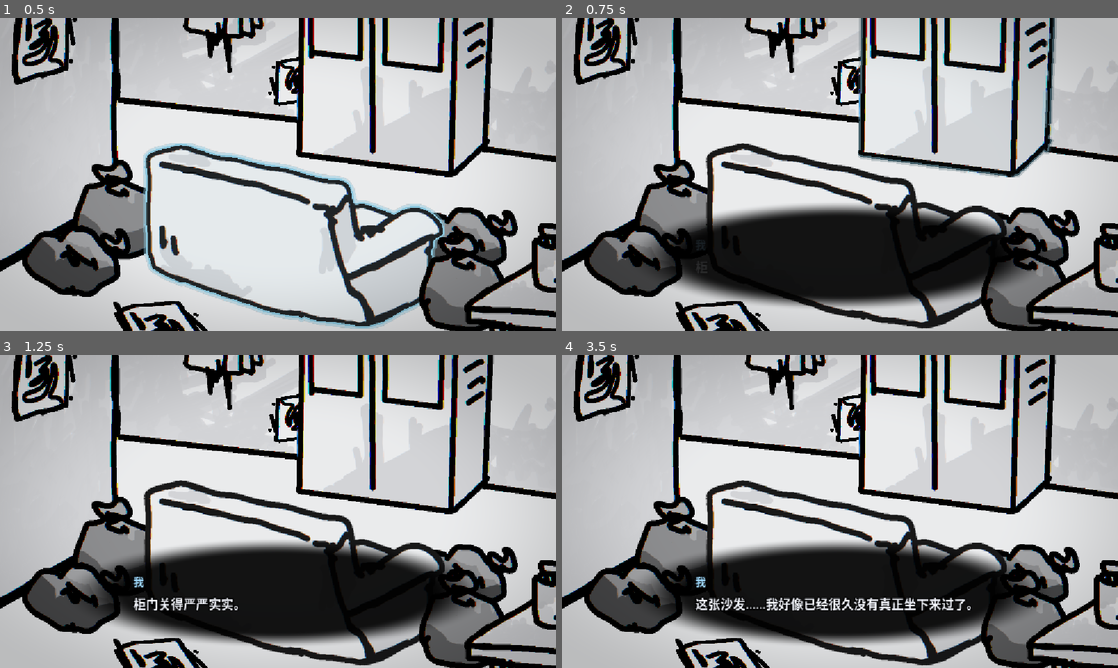
Above: before the commit, frames 1-4 (two rows, left to right).
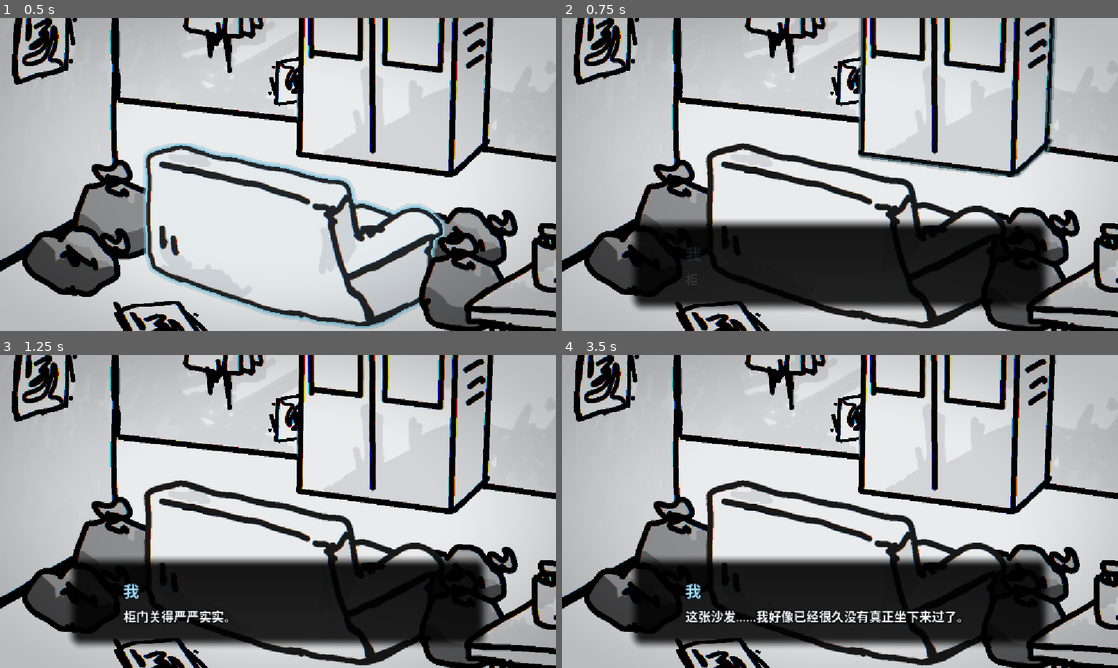
Above: after the commit, the same moments.

Repository: f0lkskill/LonelyRoom
Game: Godot game, scene res://main.tscn
The game is run twice, just before and just after one commit, with the same random seed, the same clock (stepped at 60 frames per second) and the same inputs.
Inputs (mouse positions are in pixels of both pictures, inside the frame that each line leads up to):
- Up to frame 1 (0.5 s): no input
- Up to frame 2 (0.75 s): tap Enter (ui_accept) at 0.5 s; move the mouse to (962, 158) at 0.52 s; click (962, 158) at 0.67 s
- Up to frame 3 (1.25 s): tap Enter (ui_accept) at 0.77 s
- Up to frame 4 (3.5 s): move the mouse to (728, 527) at 1.27 s; click (728, 527) at 1.42 s; tap Enter (ui_accept) at 1.52, 3.02 s; move the mouse to (895, 442) at 2.02 s; click (895, 442) at 2.17 s; move the mouse to (812, 574) at 2.77 s; click (812, 574) at 2.92 s

Frame 1 is identical in both runs. In frame 2, 9.0% of the frame differs, in the area x 12-88%, y 59-94%; in frame 3, 9.9%; in frame 4, 11%.

Commit message:
feat: 添加角色资源与圆角对话框

Diff:
--- a/bin/asset/shader/dialogue_panel.gdshader
+++ b/bin/asset/shader/dialogue_panel.gdshader
@@ -1,15 +1,28 @@
-// 柔和的黑色对话框背景，使用内接椭圆渐变。
-// 不透明度在面板中心最高，并在四条边之前自然衰减到零。
+// 圆角矩形对话框背景，边缘使用柔和渐变。
+// 内部保持深色以包裹文字，圆角和四周自然淡出。
 shader_type canvas_item;
 
 // 面板中心的最大不透明度。
 uniform float strength : hint_range(0.0, 1.0, 0.01) = 0.92;
-// 椭圆中心保持完全不透明的范围，之后开始向外衰减。
-uniform float softness : hint_range(0.05, 0.95, 0.01) = 0.7;
+// 圆角半径，单位像素。
+uniform float corner_radius : hint_range(0.0, 120.0, 1.0) = 32.0;
+// 边缘淡出的宽度，单位像素。
+uniform float edge_softness : hint_range(0.0, 80.0, 1.0) = 28.0;
+// 从上到下的轻微明暗渐变。
+uniform float vertical_fade : hint_range(0.0, 0.5, 0.01) = 0.08;
+// 面板实际尺寸，由 DialogueBox 在运行时同步。
+uniform vec2 rect_size = vec2(880.0, 200.0);
+
+float rounded_box(vec2 p, vec2 half_size, float radius) {
+	vec2 q = abs(p) - half_size + vec2(radius);
+	return length(max(q, vec2(0.0))) + min(max(q.x, q.y), 0.0) - radius;
+}
 
 void fragment() {
-	vec2 p = (UV - 0.5) * 2.0;
-	float d = length(p);
-	float alpha = (1.0 - smoothstep(softness, 1.0, d)) * strength;
-	COLOR = vec4(0.0, 0.0, 0.0, alpha);
+	vec2 half_size = rect_size * 0.5;
+	vec2 p = (UV - 0.5) * rect_size;
+	float d = rounded_box(p, half_size, corner_radius);
+	float mask = 1.0 - smoothstep(-edge_softness, 0.0, d);
+	float vertical = 1.0 - vertical_fade * UV.y;
+	COLOR = vec4(0.0, 0.0, 0.0, strength * mask * vertical);
 }
--- /dev/null
+++ b/bin/asset/shader/dialogue_panel_material.tres
@@ -0,0 +1,11 @@
+[gd_resource type="ShaderMaterial" load_steps=2 format=3]
+
+[ext_resource type="Shader" path="res://bin/asset/shader/dialogue_panel.gdshader" id="1_shader"]
+
+[resource]
+shader = ExtResource("1_shader")
+shader_parameter/strength = 0.92
+shader_parameter/corner_radius = 32.0
+shader_parameter/edge_softness = 28.0
+shader_parameter/vertical_fade = 0.08
+shader_parameter/rect_size = Vector2(880, 200)
--- /dev/null
+++ b/bin/character/protagonist.tres
@@ -0,0 +1,11 @@
+[gd_resource type="Resource" script_class="CharacterData" load_steps=2 format=3]
+
+[ext_resource type="Script" path="res://bin/src/dialogue/character_data.gd" id="1_character"]
+
+[resource]
+script = ExtResource("1_character")
+display_name = "我"
+name_font_size = 32
+name_color = Color(0.63, 0.86, 1, 1)
+name_outline_color = Color(0, 0, 0, 1)
+name_outline_size = 8
--- a/bin/dialogue/box.tres
+++ b/bin/dialogue/box.tres
@@ -1,8 +1,10 @@
 [gd_resource type="Resource" script_class="DialogueData" format=3 uid="uid://brlhfeaw3jjwo"]
 
 [ext_resource type="Script" uid="uid://bh0ra7s7co6qj" path="res://bin/src/dialogue/dialogue_data.gd" id="1_dialogue"]
+[ext_resource type="Resource" path="res://bin/character/protagonist.tres" id="2_character"]
 
 [resource]
 script = ExtResource("1_dialogue")
+speaker = ExtResource("2_character")
 speaker_name = "我"
 lines = Array[String](["柜门关得严严实实。", "里面大概也只是一些不想再看见的东西。"])
--- a/bin/dialogue/desk.tres
+++ b/bin/dialogue/desk.tres
@@ -1,8 +1,10 @@
 [gd_resource type="Resource" script_class="DialogueData" format=3 uid="uid://x2k33og6kbr3"]
 
 [ext_resource type="Script" uid="uid://bh0ra7s7co6qj" path="res://bin/src/dialogue/dialogue_data.gd" id="1_dialogue"]
+[ext_resource type="Resource" path="res://bin/character/protagonist.tres" id="2_character"]
 
 [resource]
 script = ExtResource("1_dialogue")
+speaker = ExtResource("2_character")
 speaker_name = "我"
 lines = Array[String](["桌上的东西越堆越多，我却一件也不想整理。", "好像只要不去碰它们，今天就可以当作还没开始。"])
--- a/bin/dialogue/garbage_1.tres
+++ b/bin/dialogue/garbage_1.tres
@@ -1,8 +1,10 @@
 [gd_resource type="Resource" script_class="DialogueData" format=3 uid="uid://dgyexdn5441xv"]
 
 [ext_resource type="Script" uid="uid://bh0ra7s7co6qj" path="res://bin/src/dialogue/dialogue_data.gd" id="1_dialogue"]
+[ext_resource type="Resource" path="res://bin/character/protagonist.tres" id="2_character"]
 
 [resource]
 script = ExtResource("1_dialogue")
+speaker = ExtResource("2_character")
 speaker_name = "我"
 lines = Array[String](["垃圾已经攒了好几天。", "每次想收拾，身体就像被什么按住了。"])
--- a/bin/dialogue/garbage_2.tres
+++ b/bin/dialogue/garbage_2.tres
@@ -1,8 +1,10 @@
 [gd_resource type="Resource" script_class="DialogueData" format=3 uid="uid://bexubp122m0j"]
 
 [ext_resource type="Script" uid="uid://bh0ra7s7co6qj" path="res://bin/src/dialogue/dialogue_data.gd" id="1_dialogue"]
+[ext_resource type="Resource" path="res://bin/character/protagonist.tres" id="2_character"]
 
 [resource]
 script = ExtResource("1_dialogue")
+speaker = ExtResource("2_character")
 speaker_name = "我"
 lines = Array[String](["袋子里的东西发出轻微的响声。", "算了，等会儿再处理。"])
--- a/bin/dialogue/medice_bottle.tres
+++ b/bin/dialogue/medice_bottle.tres
@@ -1,8 +1,10 @@
 [gd_resource type="Resource" script_class="DialogueData" format=3 uid="uid://rayxmye4jphm"]
 
 [ext_resource type="Script" uid="uid://bh0ra7s7co6qj" path="res://bin/src/dialogue/dialogue_data.gd" id="1_dialogue"]
+[ext_resource type="Resource" path="res://bin/character/protagonist.tres" id="2_character"]
 
 [resource]
 script = ExtResource("1_dialogue")
+speaker = ExtResource("2_character")
 speaker_name = "我"
 lines = Array[String](["药瓶轻得几乎没有重量。", "今天……还要继续吃吗？"])
--- a/bin/dialogue/picture.tres
+++ b/bin/dialogue/picture.tres
@@ -1,8 +1,10 @@
 [gd_resource type="Resource" script_class="DialogueData" format=3 uid="uid://m61ltkd5sgdx"]
 
 [ext_resource type="Script" uid="uid://bh0ra7s7co6qj" path="res://bin/src/dialogue/dialogue_data.gd" id="1_dialogue"]
+[ext_resource type="Resource" path="res://bin/character/protagonist.tres" id="2_character"]
 
 [resource]
 script = ExtResource("1_dialogue")
+speaker = ExtResource("2_character")
 speaker_name = "我"
 lines = Array[String](["画里的线条缠在一起，像我现在脑子里想的东西。", "看久了，反而觉得它在盯着我。"])
--- a/bin/dialogue/sofa.tres
+++ b/bin/dialogue/sofa.tres
@@ -1,8 +1,10 @@
 [gd_resource type="Resource" script_class="DialogueData" format=3 uid="uid://ud8ykqwg35oa"]
 
 [ext_resource type="Script" uid="uid://bh0ra7s7co6qj" path="res://bin/src/dialogue/dialogue_data.gd" id="1_dialogue"]
+[ext_resource type="Resource" path="res://bin/character/protagonist.tres" id="2_character"]
 
 [resource]
 script = ExtResource("1_dialogue")
+speaker = ExtResource("2_character")
 speaker_name = "我"
 lines = Array[String](["这张沙发……我好像已经很久没有真正坐下来过了。", "坐下去，会不会就再也站不起来了？"])
--- a/bin/dialogue/window.tres
+++ b/bin/dialogue/window.tres
@@ -1,9 +1,11 @@
 [gd_resource type="Resource" script_class="DialogueData" load_steps=2 format=3]
 
 [ext_resource type="Script" path="res://bin/src/dialogue/dialogue_data.gd" id="1_dialogue"]
+[ext_resource type="Resource" path="res://bin/character/protagonist.tres" id="2_character"]
 
 [resource]
 script = ExtResource("1_dialogue")
+speaker = ExtResource("2_character")
 speaker_name = "我"
 narration = false
 lines = Array[String](["窗外应该还是白天吧。", "可我看不出这和刚才有什么区别。"])
--- a/bin/scence/ui/dialogue_box.tscn
+++ b/bin/scence/ui/dialogue_box.tscn
@@ -1,15 +1,9 @@
-[gd_scene load_steps=4 format=3]
+[gd_scene load_steps=3 format=3 uid="uid://fnpaj22ampr6"]
 
-[ext_resource type="Script" path="res://bin/src/ui/dialogue_box.gd" id="1_script"]
-[ext_resource type="Shader" path="res://bin/asset/shader/dialogue_panel.gdshader" id="2_shader"]
+[ext_resource type="Script" uid="uid://ch7kdythkyjup" path="res://bin/src/ui/dialogue_box.gd" id="1_script"]
+[ext_resource type="Material" path="res://bin/asset/shader/dialogue_panel_material.tres" id="2_material"]
 
-[sub_resource type="ShaderMaterial" id="ShaderMaterial_panel"]
-shader = ExtResource("2_shader")
-shader_parameter/strength = 0.92
-shader_parameter/softness = 0.7
-
-[node name="DialogueBox" type="Control"]
-visible = false
+[node name="DialogueBox" type="Control" unique_id=133689282]
 modulate = Color(1, 1, 1, 0)
 layout_mode = 3
 anchors_preset = 15
@@ -20,53 +14,51 @@
 mouse_filter = 2
 script = ExtResource("1_script")
 
-[node name="Panel" type="ColorRect" parent="."]
+[node name="Panel" type="ColorRect" parent="." unique_id=1523366889]
+material = ExtResource("2_material")
 layout_mode = 1
 anchors_preset = 7
 anchor_left = 0.5
 anchor_top = 1.0
 anchor_right = 0.5
 anchor_bottom = 1.0
-offset_left = -450.0
-offset_top = -270.0
-offset_right = 450.0
-offset_bottom = -40.0
+offset_left = -440.0
+offset_top = -236.0
+offset_right = 440.0
+offset_bottom = -36.0
 grow_horizontal = 2
 grow_vertical = 0
 mouse_filter = 2
-material = SubResource("ShaderMaterial_panel")
 
-[node name="Content" type="MarginContainer" parent="Panel"]
+[node name="Content" type="MarginContainer" parent="Panel" unique_id=131363816]
 layout_mode = 1
 anchors_preset = 15
 anchor_right = 1.0
 anchor_bottom = 1.0
-offset_left = 150.0
-offset_top = 24.0
-offset_right = -150.0
-offset_bottom = -24.0
+offset_left = 120.0
+offset_top = 20.0
+offset_right = -120.0
+offset_bottom = -20.0
 grow_horizontal = 2
 grow_vertical = 2
 mouse_filter = 2
 
-[node name="VBox" type="VBoxContainer" parent="Panel/Content"]
+[node name="VBox" type="VBoxContainer" parent="Panel/Content" unique_id=1641147806]
 layout_mode = 2
 mouse_filter = 2
+theme_override_constants/separation = 10
 alignment = 1
-theme_override_constants/separation = 10
 
-[node name="SpeakerLabel" type="Label" parent="Panel/Content/VBox"]
+[node name="SpeakerLabel" type="Label" parent="Panel/Content/VBox" unique_id=2128030886]
 layout_mode = 2
-mouse_filter = 2
 theme_override_colors/font_color = Color(0.63, 0.86, 1, 1)
 theme_override_colors/font_outline_color = Color(0, 0, 0, 1)
 theme_override_constants/outline_size = 8
-theme_override_font_sizes/font_size = 22
+theme_override_font_sizes/font_size = 32
 text = "我"
 
-[node name="TextLabel" type="Label" parent="Panel/Content/VBox"]
+[node name="TextLabel" type="Label" parent="Panel/Content/VBox" unique_id=754455541]
 layout_mode = 2
-mouse_filter = 2
 theme_override_colors/font_color = Color(0.96, 0.97, 1, 1)
 theme_override_colors/font_outline_color = Color(0, 0, 0, 1)
 theme_override_constants/outline_size = 10
--- /dev/null
+++ b/bin/src/dialogue/character_data.gd
@@ -0,0 +1,21 @@
+## 角色数据资源。
+## 保存说话人的显示名、名字颜色和预留的立绘信息。
+class_name CharacterData
+extends Resource
+
+## 对话中显示的说话人名字。
+@export var display_name: String = ""
+## 说话人名字使用的字体；为空时使用对话框默认字体。
+@export var name_font: Font
+## 说话人名字字号。
+@export var name_font_size: int = 32
+## 说话人名字颜色。
+@export var name_color: Color = Color(0.63, 0.86, 1.0, 1.0)
+## 说话人名字描边颜色。
+@export var name_outline_color: Color = Color(0.0, 0.0, 0.0, 1.0)
+## 说话人名字描边宽度。
+@export var name_outline_size: int = 8
+## 立绘贴图，暂时可以为空。
+@export var portrait: Texture2D
+## 立绘相对对话框的偏移，后续接入立绘时使用。
+@export var portrait_offset: Vector2 = Vector2.ZERO
--- a/bin/src/dialogue/dialogue_data.gd
+++ b/bin/src/dialogue/dialogue_data.gd
@@ -3,7 +3,9 @@
 class_name DialogueData
 extends Resource
 
-## 显示在文本上方的说话人名字；旁白留空。
+## 说话人角色资源，优先使用其中的显示名和名字颜色。
+@export var speaker: Resource
+## 兼容用文本直接指定说话人名字；没有角色资源时使用。
 @export var speaker_name: String = ""
 ## 为 true 时隐藏说话人并居中显示文本。
 @export var narration: bool = false
--- a/bin/src/ui/dialogue_box.gd
+++ b/bin/src/ui/dialogue_box.gd
@@ -1,8 +1,9 @@
 ## 底部对话框面板。
-## 使用柔和的径向黑色渐变作为背景，独白显示说话人，旁白隐藏说话人并居中文本。
+## 使用圆角矩形渐变作为背景，独白显示说话人，旁白隐藏说话人并居中文本。
 class_name DialogueBox
 extends Control
 
+@onready var panel: ColorRect = $Panel
 @onready var speaker_label: Label = $Panel/Content/VBox/SpeakerLabel
 @onready var text_label: Label = $Panel/Content/VBox/TextLabel
 
@@ -16,6 +17,15 @@
 func _ready() -> void:
 	visible = false
 	modulate.a = 0.0
+	panel.resized.connect(_sync_panel_material)
+	_sync_panel_material()
+
+
+## 将面板实际尺寸同步给圆角矩形 Shader。
+func _sync_panel_material() -> void:
+	var mat := panel.material as ShaderMaterial
+	if mat != null:
+		mat.set_shader_parameter("rect_size", panel.size)
 
 
 ## 返回对话框当前是否正在接收推进输入。
@@ -70,7 +80,12 @@
 	if _data == null:
 		return
 
+	var character = _data.get("speaker")
 	var speaker: String = str(_data.speaker_name).strip_edges()
+	if character != null:
+		speaker = str(character.get("display_name")).strip_edges()
+	_apply_character_style(character)
+
 	var narration: bool = bool(_data.narration) or speaker.is_empty()
 
 	speaker_label.text = speaker
@@ -88,6 +103,38 @@
 	_reveal_tween.tween_property(text_label, "visible_ratio", 1.0, duration)
 
 
+## 完全使用角色资源中的字体、字号、颜色和描边设置。
+func _apply_character_style(character) -> void:
+	if character != null:
+		var font = character.get("name_font")
+		if font is Font:
+			speaker_label.add_theme_font_override("font", font)
+		else:
+			speaker_label.remove_theme_font_override("font")
+
+		var font_size = character.get("name_font_size")
+		if font_size != null:
+			speaker_label.add_theme_font_size_override("font_size", int(font_size))
+
+		var name_color = character.get("name_color")
+		if name_color is Color:
+			speaker_label.add_theme_color_override("font_color", name_color)
+
+		var outline_color = character.get("name_outline_color")
+		if outline_color is Color:
+			speaker_label.add_theme_color_override("font_outline_color", outline_color)
+
+		var outline_size = character.get("name_outline_size")
+		if outline_size != null:
+			speaker_label.add_theme_constant_override("outline_size", int(outline_size))
+	else:
+		speaker_label.remove_theme_font_override("font")
+		speaker_label.add_theme_font_size_override("font_size", 32)
+		speaker_label.add_theme_color_override("font_color", Color(0.63, 0.86, 1.0, 1.0))
+		speaker_label.add_theme_color_override("font_outline_color", Color(0.0, 0.0, 0.0, 1.0))
+		speaker_label.add_theme_constant_override("outline_size", 8)
+
+
 ## 淡入或淡出面板，并在淡出结束后隐藏节点。
 func _fade_to(target: float, hide_after := false) -> void:
 	if _fade_tween != null:
